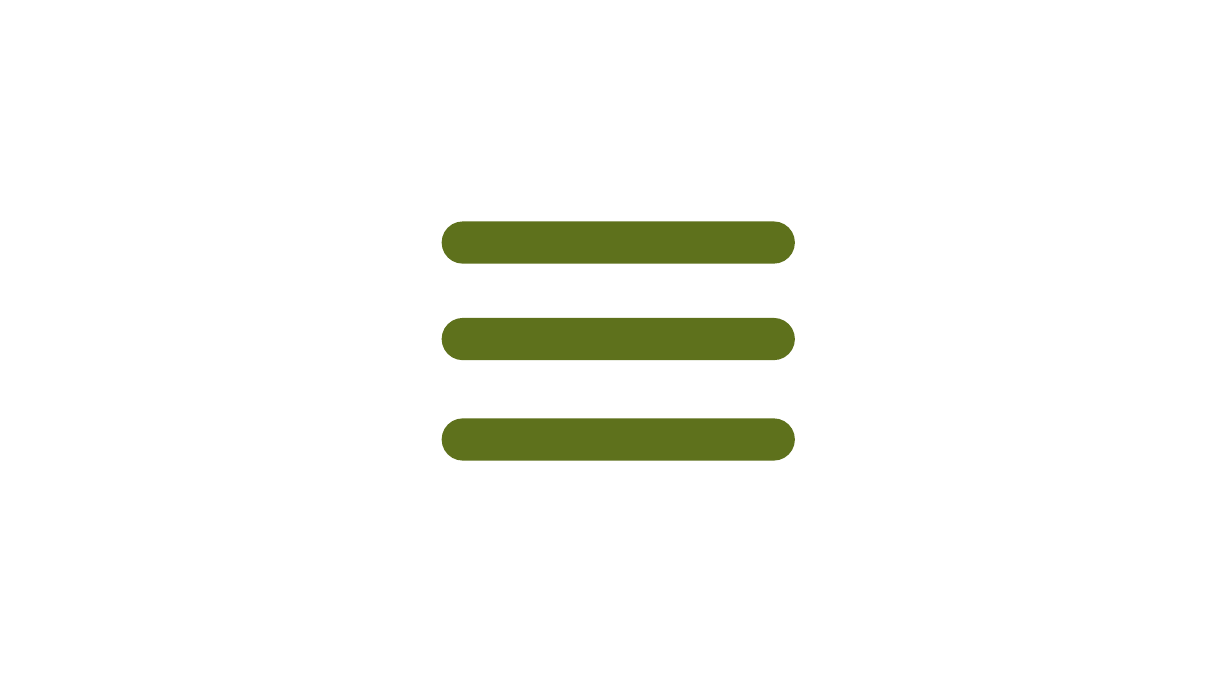
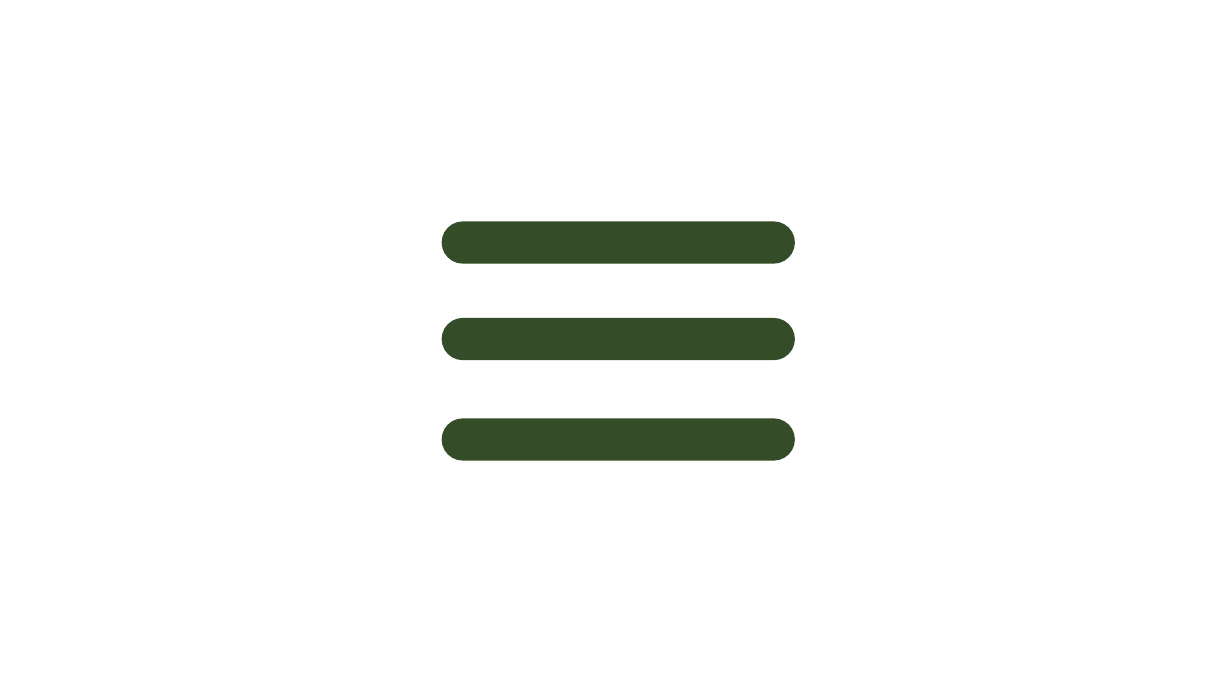
Before and after one commit to GFFischer/gff_blockchain_konzepte, a slide deck: slide 4 of prototyp/symbole_und_farben.pptx (slide 3 before the commit). Drawn at 1232x693 pixels with LibreOffice and Linux fonts; fonts in the diff are those of the drawing. Boxes give left, top, right and bottom in pixels: in the first picture for what was removed or moved away, otherwise in the second. Text is boxed around its words. In the diff, an @@ line names an element or a change of style, - is before the commit and + after.

```diff
--- a/prototyp/symbole_und_farben.pptx
+++ b/prototyp/symbole_und_farben.pptx
@@ fill #5E711C to #354C28; outline #5E711C 1.5 pt to #354C28 1.5 pt in 3 elements at (x1=443, y1=223, x2=794, y2=263), (x1=443, y1=319, x2=794, y2=360), (x1=443, y1=420, x2=794, y2=460) @@
```
Also in this commit, not shown: 1 other slide changed, 1 slide added, 12 other files.
